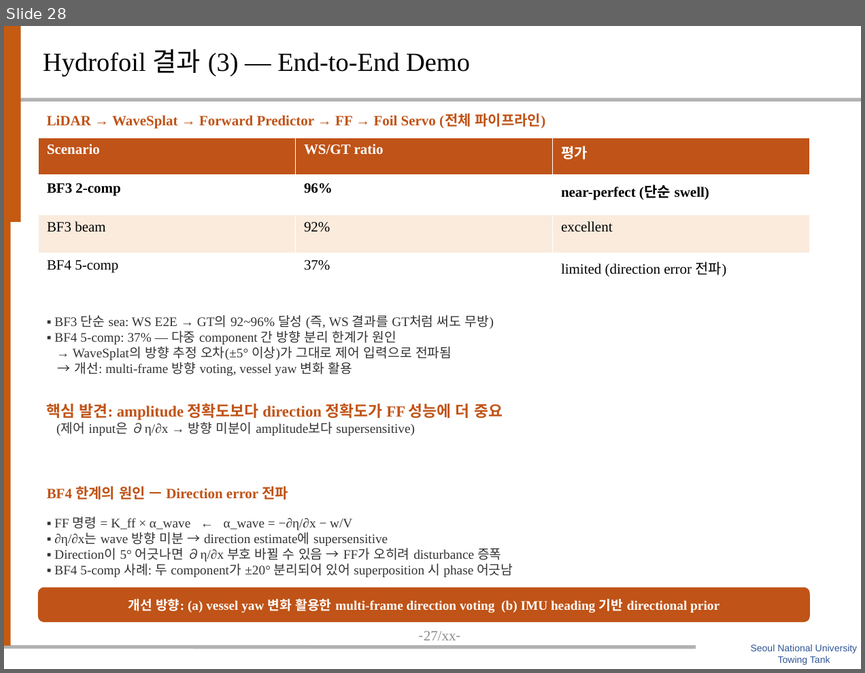
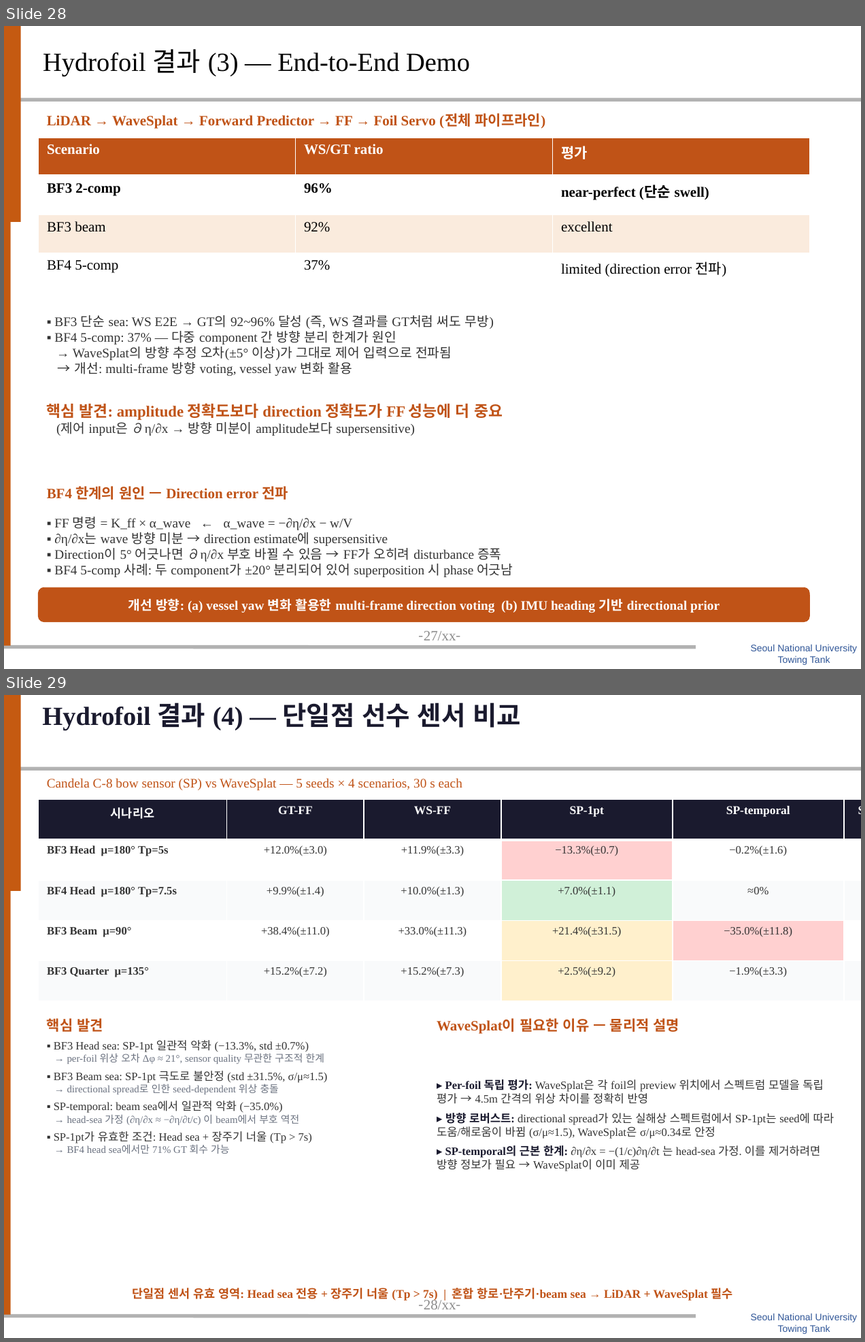
Before and after one commit to SAEYONGPARK94/wavesplat, a slide deck: wavesplat/docs/labmeeting_wavesplat.pptx. Shown one above the other, each under a label of ours: slide 28 before the commit, slides 28 and 29 after it. The pictures are 865x673 and 865x1342 pixels, drawn with LibreOffice and Linux fonts; fonts in the diff are those of the drawing; background and template pictures are left out. Boxes give left, top, right and bottom in pixels: in the first picture for what was removed or moved away, otherwise in the second. Text is boxed around its words. In the diff, an @@ line names an element or a change of style, - is before the commit and + after.

```diff
--- a/wavesplat/docs/labmeeting_wavesplat.pptx
+++ b/wavesplat/docs/labmeeting_wavesplat.pptx
@@ slide 29 added at (x1=4, y1=695, x2=861, y2=1338), background #FFFFFF; not listed: 6 template elements that a slide beside it also shows @@
@@ text added at (x1=42, y1=702, x2=521, y2=730), 22 pt, text #1A1A2E, bold @@
+Hydrofoil 결과 (4) — 단일점 선수 센서 비교
@@ text added at (x1=47, y1=778, x2=462, y2=790), 11 pt, text #C05317 @@
+Candela C-8 bow sensor (SP) vs WaveSplat — 5 seeds × 4 scenarios, 30 s each
@@ table added at (x1=38, y1=800, x2=861, y2=1001), 5 rows, 6 columns @@
+시나리오 | GT-FF | WS-FF | SP-1pt | SP-temporal | SP1/GT
+BF3 Head μ=180° Tp=5s | +12.0%(±3.0) | +11.9%(±3.3) | −13.3%(±0.7) | −0.2%(±1.6) | −111%
+BF4 Head μ=180° Tp=7.5s | +9.9%(±1.4) | +10.0%(±1.3) | +7.0%(±1.1) | ≈0% | 71%
+BF3 Beam μ=90° | +38.4%(±11.0) | +33.0%(±11.3) | +21.4%(±31.5) | −35.0%(±11.8) | 56%
+BF3 Quarter μ=135° | +15.2%(±7.2) | +15.2%(±7.3) | +2.5%(±9.2) | −1.9%(±3.3) | 16%
@@ text added at (x1=47, y1=1018, x2=328, y2=1153), 9.5 pt, text #333333 @@
+핵심 발견
+▪ BF3 Head sea: SP-1pt 일관적 악화 (−13.3%, std ±0.7%)
+→ per-foil 위상 오차 Δφ ≈ 21°, sensor quality 무관한 구조적 한계
+▪ BF3 Beam sea: SP-1pt 극도로 불안정 (std ±31.5%, σ/μ≈1.5)
+→ directional spread로 인한 seed-dependent 위상 충돌
+▪ SP-temporal: beam sea에서 일관적 악화 (−35.0%)
+→ head-sea 가정 (∂η/∂x ≈ −∂η/∂t/c) 이 beam에서 부호 역전
+▪ SP-1pt가 유효한 조건: Head sea + 장주기 너울 (Tp > 7s)
+→ BF4 head sea에서만 71% GT 회수 가능
@@ text added at (x1=436, y1=1018, x2=680, y2=1034), 12 pt, text #C05317, bold @@
+WaveSplat이 필요한 이유 — 물리적 설명
@@ text added at (x1=436, y1=1079, x2=834, y2=1171), 9.5 pt, text #333333 @@
+▸ Per-foil 독립 평가: WaveSplat은 각 foil의 preview 위치에서 스펙트럼 모델을 독립 평가 → 4.5m 간격의 위상 차이를 정확히 반영
+▸ 방향 로버스트: directional spread가 있는 실해상 스펙트럼에서 SP-1pt는 seed에 따라 도움/해로움이 바뀜 (σ/μ≈1.5), WaveSplat은 σ/μ≈0.34로 안정
+▸ SP-temporal의 근본 한계: ∂η/∂x = −(1/c)∂η/∂t 는 head-sea 가정. 이를 제거하려면 방향 정보가 필요 → WaveSplat이 이미 제공
@@ text added at (x1=133, y1=1287, x2=732, y2=1300), 10 pt, text #C05317, bold @@
+단일점 센서 유효 영역: Head sea 전용 + 장주기 너울 (Tp > 7s) | 혼합 항로·단주기·beam sea → LiDAR + WaveSplat 필수
```
Also in this commit, not shown: 4 other files.
